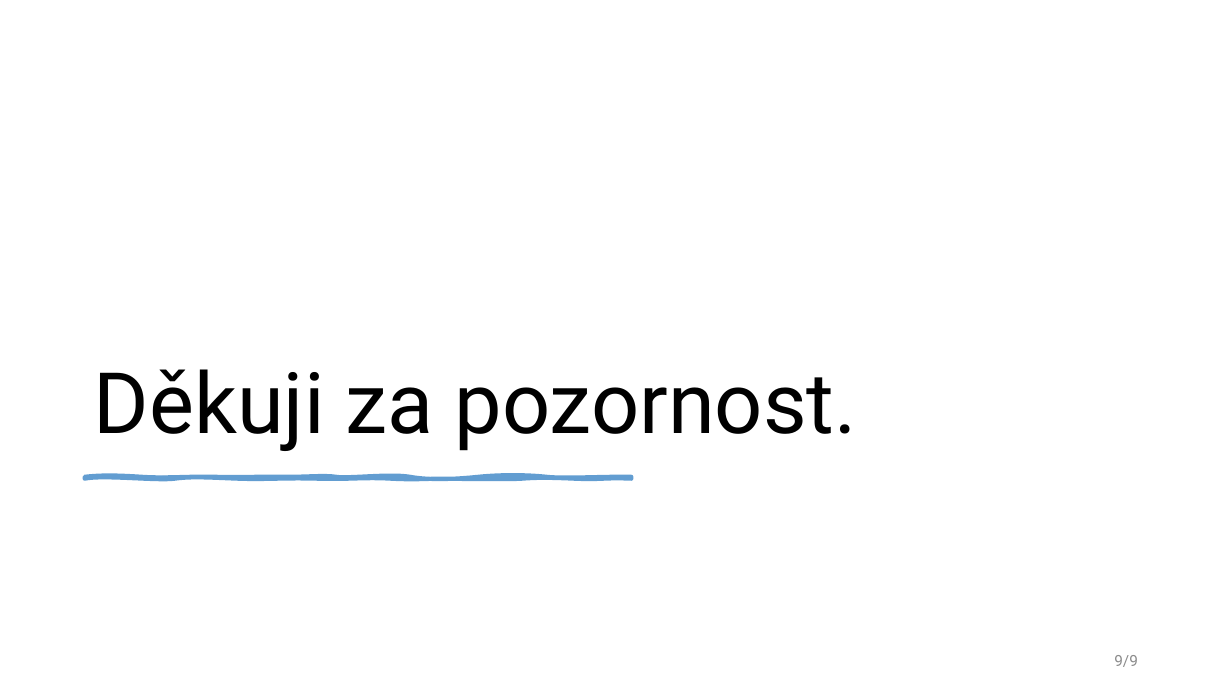
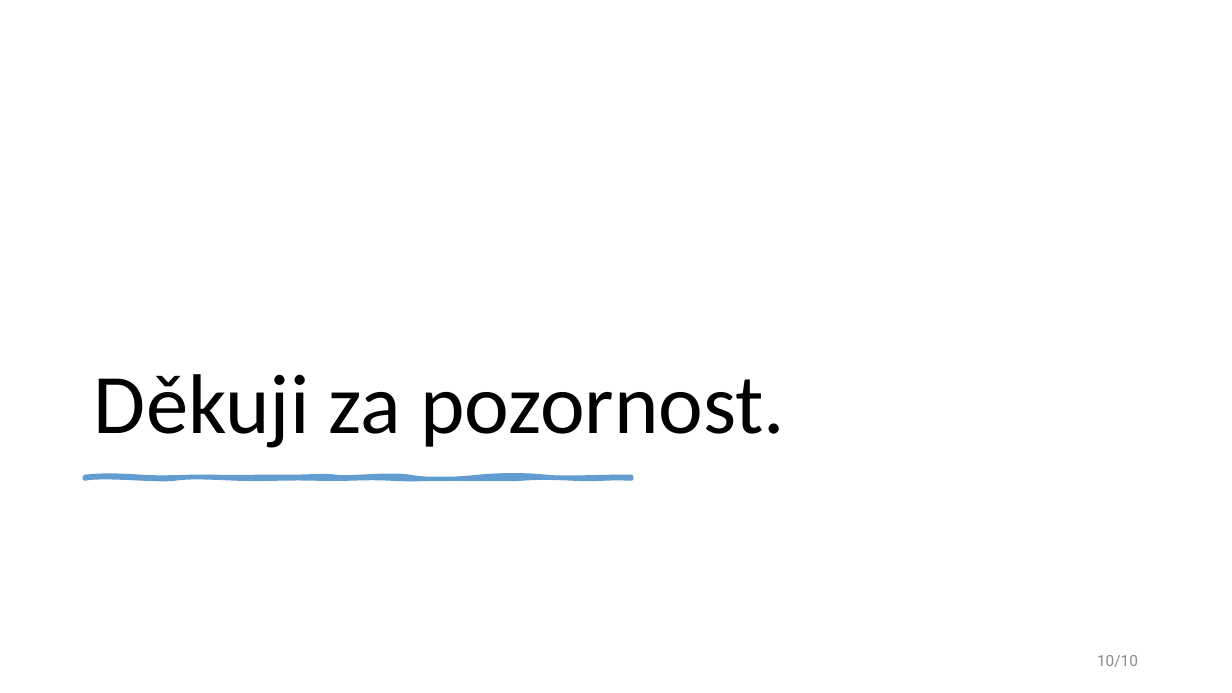
Before and after one commit to bouredan/sfs-docs, a slide deck: slide 10 of bachelor-thesis/presentation/obhajoba_prezentace.pptx (slide 9 before the commit). Drawn at 1232x693 pixels with LibreOffice and Linux fonts; fonts in the diff are those of the drawing. Boxes give left, top, right and bottom in pixels: in the first picture for what was removed or moved away, otherwise in the second. Text is boxed around its words. In the diff, an @@ line names an element or a change of style, - is before the commit and + after.

```diff
--- a/bachelor-thesis/presentation/obhajoba_prezentace.pptx
+++ b/bachelor-thesis/presentation/obhajoba_prezentace.pptx
@@ title "Děkuji za pozornost." at (x1=94, y1=374, x2=785, y2=448): font Roboto to Calibri @@
@@ page number at (x1=1097, y1=655, x2=1138, y2=667): text changed @@
-9/9
+10/10
```
Also in this commit, not shown: 5 other slides changed, 3 slides added, 2 slides removed, 4 other files.
